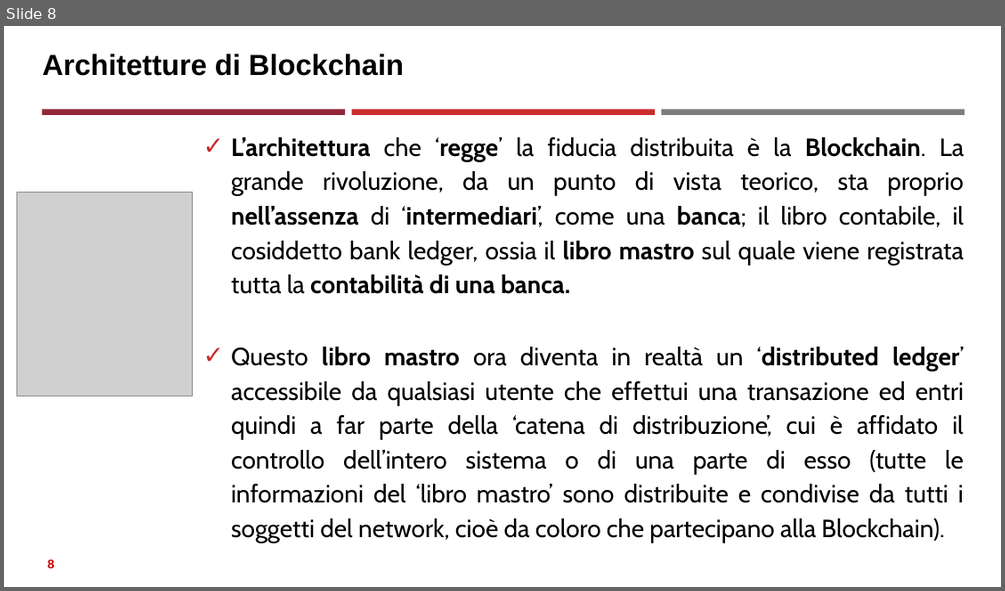
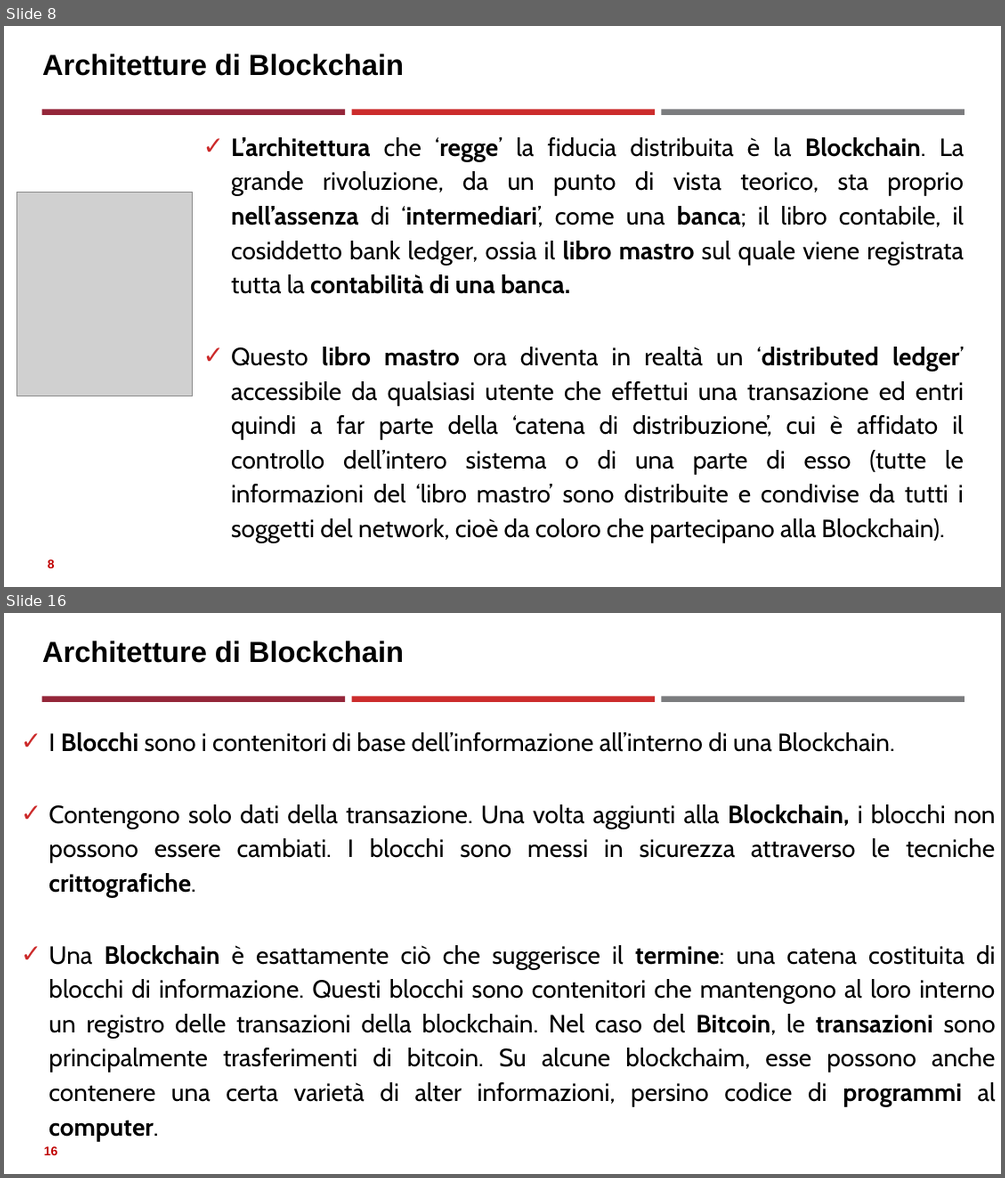
Before and after one commit to neural1977/data_science_interview_material, a slide deck: Assicurazioni/Distributed Ledger Technology_ita.pptx. Shown one above the other, each under a label of ours: slide 8 before the commit, slides 8 and 16 after it; the slides between them are not shown. The pictures are 1005x591 and 1005x1178 pixels, drawn with LibreOffice and Linux fonts; fonts in the diff are those of the drawing; grey boxes stand for pictures. Boxes give left, top, right and bottom in pixels: in the first picture for what was removed or moved away, otherwise in the second. Text is boxed around its words. In the diff, an @@ line names an element or a change of style, - is before the commit and + after.

```diff
--- a/Assicurazioni/Distributed Ledger Technology_ita.pptx
+++ b/Assicurazioni/Distributed Ledger Technology_ita.pptx
@@ slide 16 added at [4,613,1001,1174], background #FFFFFF; not listed: 3 template elements that a slide beside it also shows @@
@@ title added at [42,641,404,663], 28 pt, text #000000, bold @@
+Architetture di Blockchain
@@ text added at [48,732,995,1141], 24 pt, text #000000 @@
+✓ I Blocchi sono i contenitori di base dell’informazione all’interno di una Blockchain.
+✓ Contengono solo dati della transazione. Una volta aggiunti alla Blockchain, i blocchi non possono essere cambiati. I blocchi sono messi in sicurezza attraverso le tecniche crittografiche.
+✓ Una Blockchain è esattamente ciò che suggerisce il termine: una catena costituita di blocchi di informazione. Questi blocchi sono contenitori che mantengono al loro interno un registro delle transazioni della blockchain. Nel caso del Bitcoin, le transazioni sono principalmente trasferimenti di bitcoin. Su alcune blockchaim, esse possono anche contenere una certa varietà di alter informazioni, persino codice di programmi al computer.
@@ page number added at [44,1146,58,1155], 12 pt, text #C00000, bold @@
+16
```
Also in this commit, not shown: 3 slides changed, 9 other slides added.
